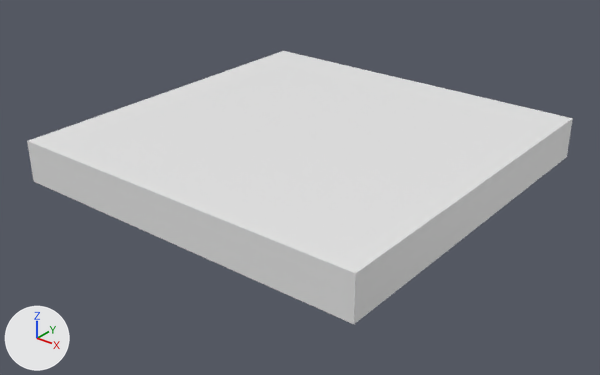
Renders of the FBX model Assets/Enviro Static Meshes/Meshes/SM_Lamp.fbx from each side of a commit.
The view is the same before and after, from a 50 mm camera at (0.765, -0.979, 0.567) aimed at (0.006, -0.03, -0.021). The lights are fixed; the arrows at lower left show +X, +Y and +Z. Where no turn or scale is listed for an object, it has been applied to the vertices.

Objects in the first picture: 'SM_Lamp'.
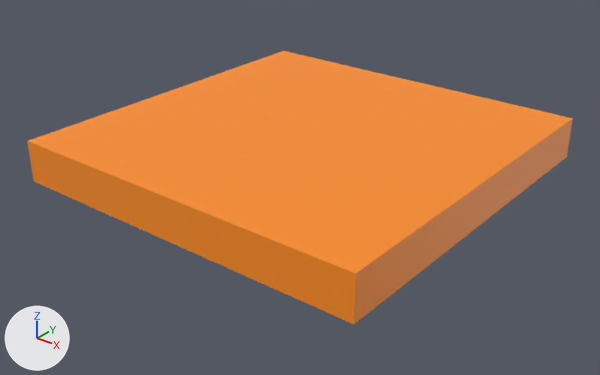
Pixel boxes [x1, y1, x2, y2] of what changed, in the pictures (600 x 375 px):
'SM_Lamp', surface changed (white to orange)
    both: [27, 51, 573, 324]

Diff of the bpy script that builds the scene:
```diff
--- a/Assets/Enviro Static Meshes/Meshes/SM_Lamp.fbx.py
+++ b/Assets/Enviro Static Meshes/Meshes/SM_Lamp.fbx.py
@@ img_prop_texture_set01_png @@
+img_prop_texture_set01_png = load_image('Prop_Texture_Set01.png', '../../Materials/Prop_Texture_Set01.png', 64, 64, 'sRGB')
@@ mat_mr_props @@
 mat_mr_props = principled_material('MR_Props')
-mat_mr_props.base_color = (0.8, 0.8, 0.8)  # white #e7e7e7
+mat_mr_props.texture = img_prop_texture_set01_png
@@ me_plane_003 @@
 me_plane_003.from_pydata(...)  # 16 vertices, 28 faces; spans x -0.311..0.311, y -0.311..0.311, z 0.0..0.069
 # used by ob_sm_lamp; location = (0.0, 0.0, 0.0)
+# me_plane_003 part 1: texture (UV) coordinates of 28 of 28 faces, centred in x -0.311..0.311, y -0.311..0.311, z 0.0..0.069, changed; they spanned u 0.0..1.0, v 0.0..1.0 and now span u 0.44..0.67, v 0.18..0.19
 me_plane_003.materials.append(mat_mr_props)
```
